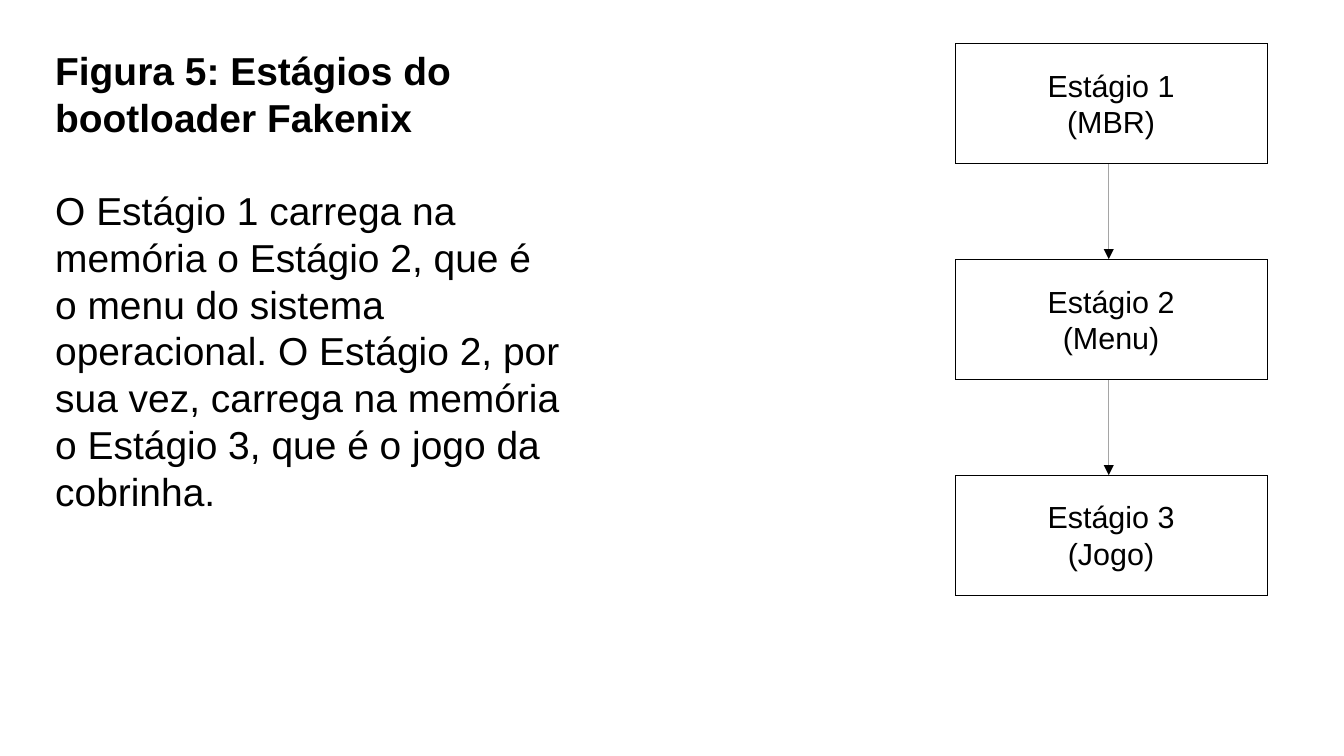
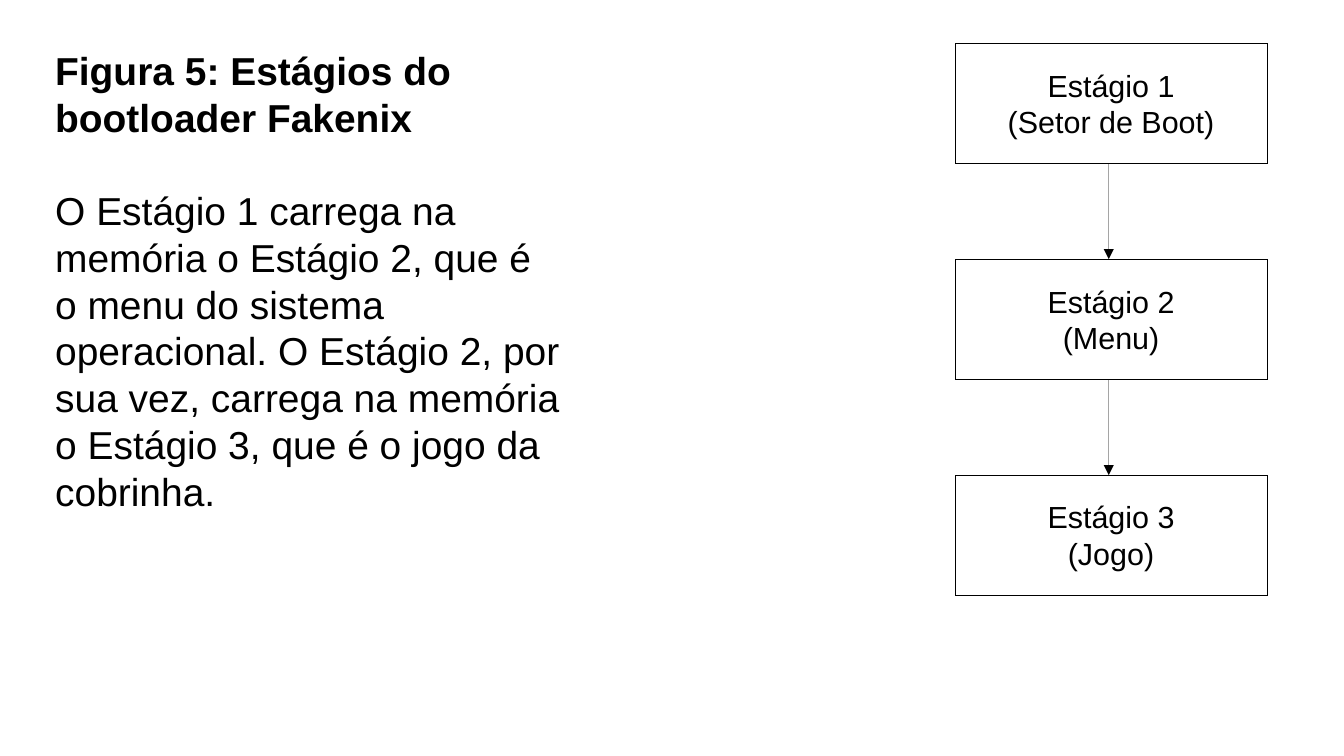
Before and after one commit to LeandroApAlmeida/Bootloader, a slide deck: slide 37 of doc/Fakenix.odp. Drawn at 1344x756 pixels with LibreOffice and Linux fonts; fonts in the diff are those of the drawing. Boxes give left, top, right and bottom in pixels: in the first picture for what was removed or moved away, otherwise in the second. Text is boxed around its words. In the diff, an @@ line names an element or a change of style, - is before the commit and + after.

```diff
--- a/doc/Fakenix.odp
+++ b/doc/Fakenix.odp
@@ text in rectangle at box(1008, 111, 1214, 139): text changed @@
-(MBR)
+(Setor de Boot)
```
Also in this commit, not shown: 9 other slides changed, 1 other file.
